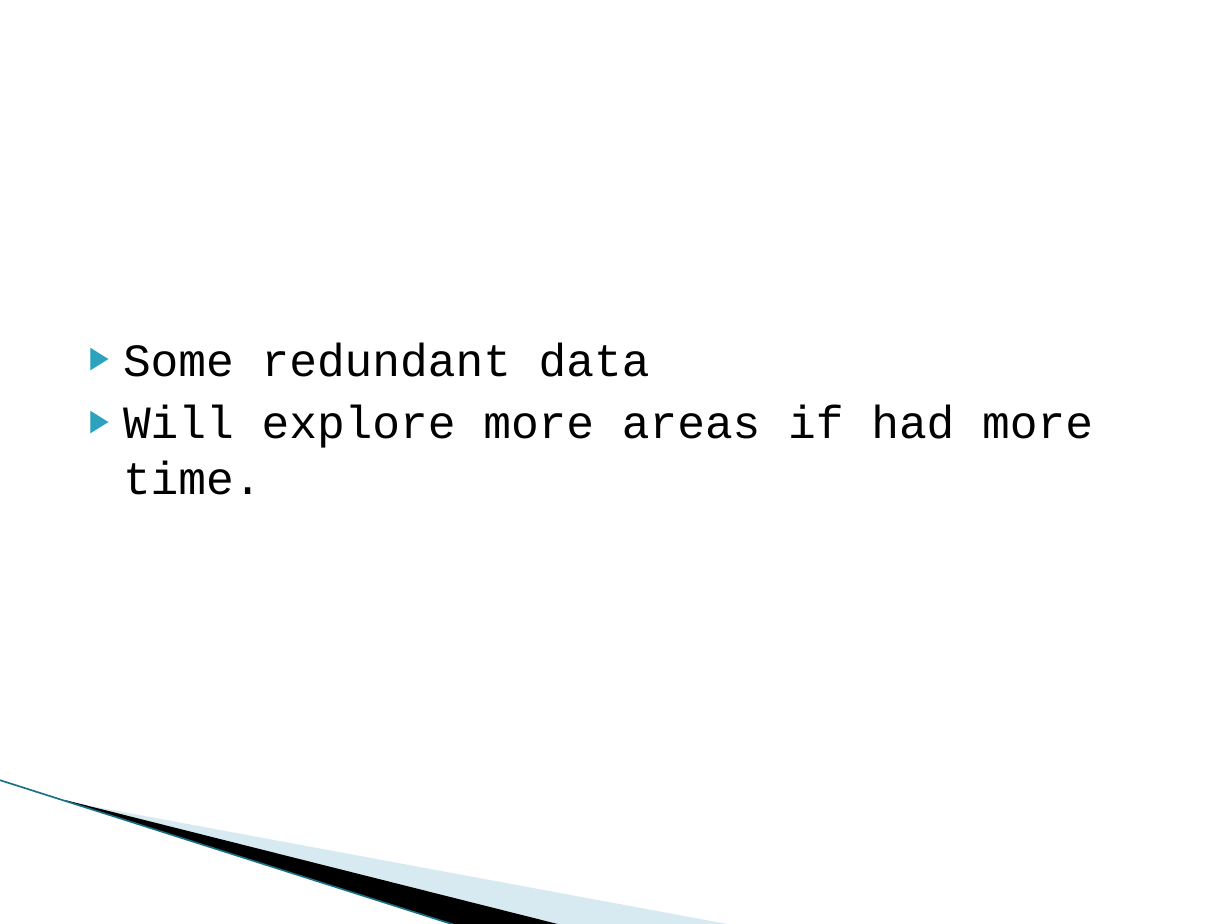
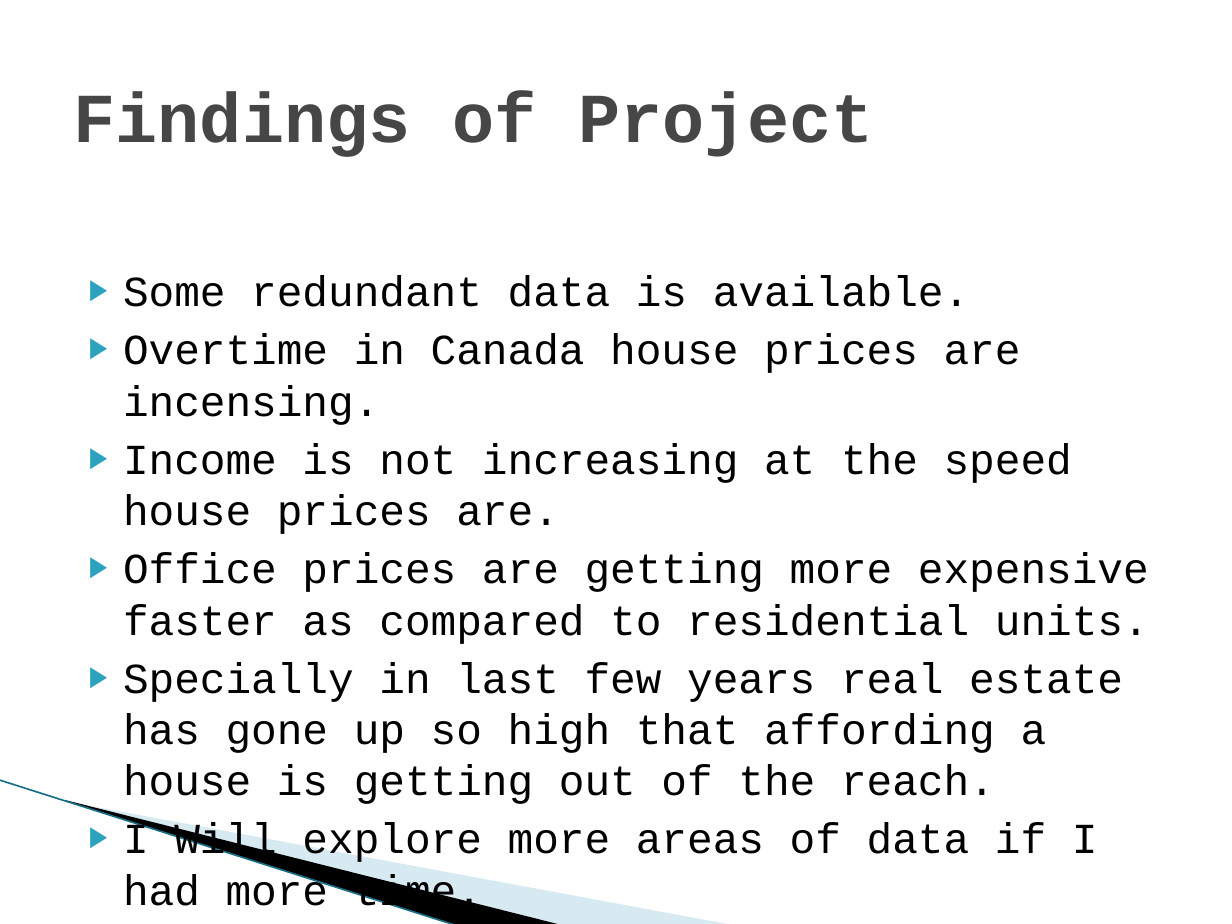
Before and after one commit to sarabmatharu/Tableau-Project, a slide deck: slide 20 of Tableau Project.pptx (slide 17 before the commit). Drawn at 1232x924 pixels with LibreOffice and Linux fonts; fonts in the diff are those of the drawing; background and template pictures are left out. Boxes give left, top, right and bottom in pixels: in the first picture for what was removed or moved away, otherwise in the second. Text is boxed around its words. In the diff, an @@ line names an element or a change of style, - is before the commit and + after.

```diff
--- a/Tableau Project.pptx
+++ b/Tableau Project.pptx
@@ title added at [74, 91, 874, 157], 41 pt, text #464646, bold @@
+Findings of Project
@@ text at [123, 275, 1149, 917]: text changed; size 27 to 25 pt @@
-▶ Some redundant data
-▶ Will explore more areas if had more time.
+▶ Some redundant data is available.
+▶ Overtime in Canada house prices are incensing.
+▶ Income is not increasing at the speed house prices are.
+▶ Office prices are getting more expensive faster as compared to residential units.
+▶ Specially in last few years real estate has gone up so high that affording a house is getting out of the reach.
+▶ I Will explore more areas of data if I had more time.
```
Also in this commit, not shown: 3 other slides changed, 3 slides added, 1 other file.
